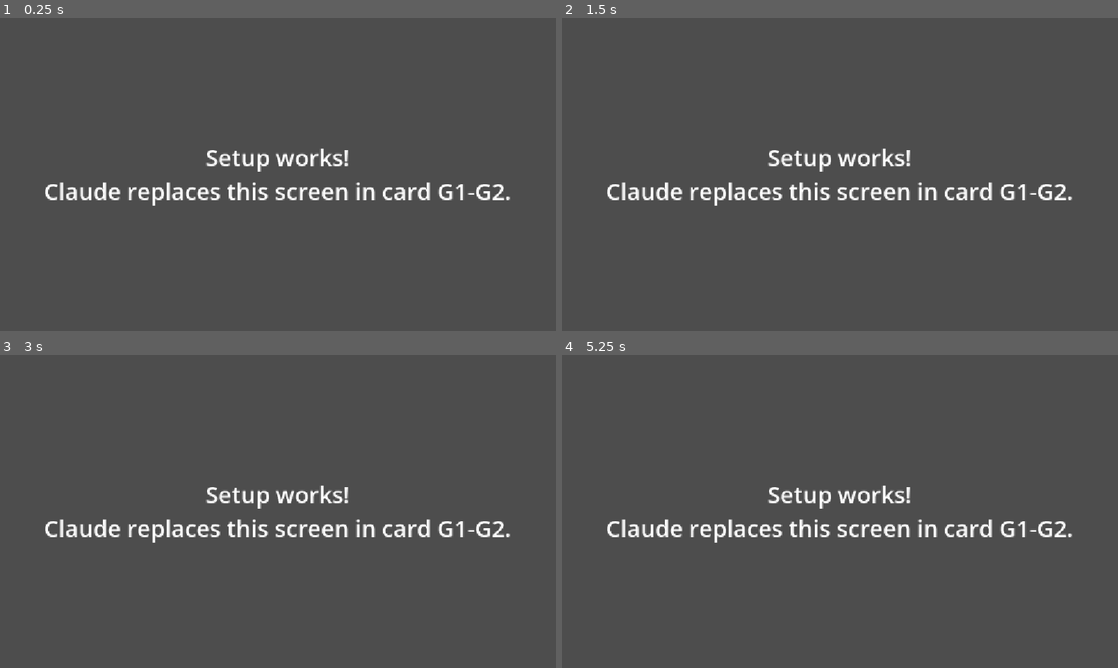
Above: before the commit, frames 1-4 (two rows, left to right).
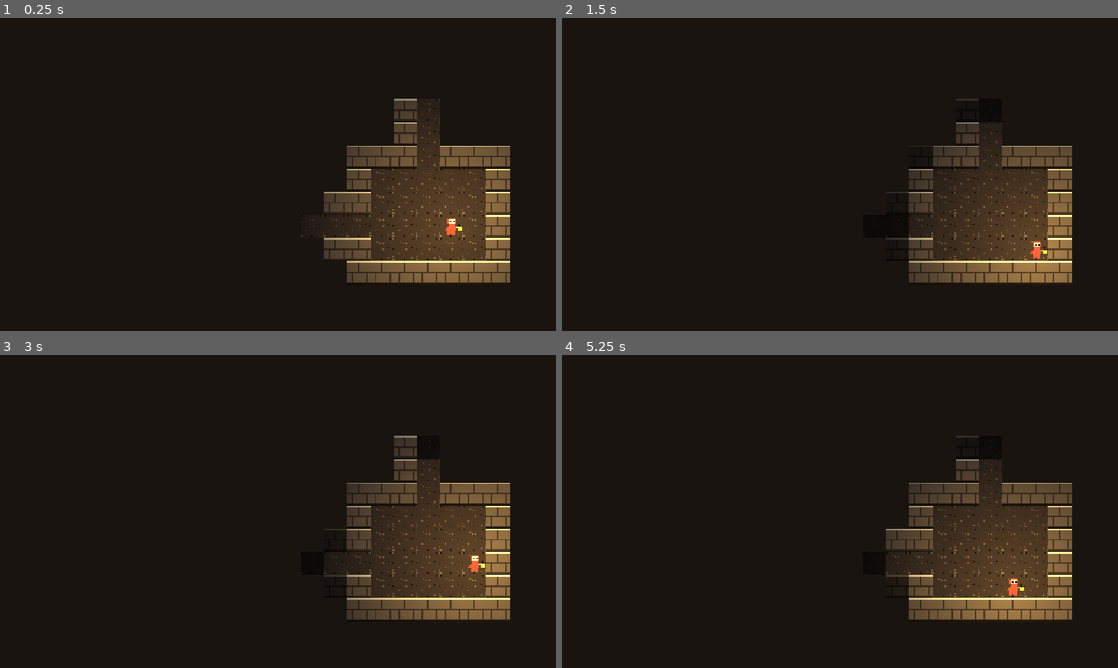
Above: after the commit, the same moments.

Repository: acetousk/godot4-game
Game: Godot game, scene res://scenes/game.tscn
The game is run twice, just before and just after one commit, with the same random seed, the same clock (stepped at 60 frames per second) and the same inputs. Before the commit the project starts from res://scenes/setup_check.tscn.
Inputs:
- Up to frame 1 (0.25 s): no input
- Up to frame 2 (1.5 s): tap Enter at 0.5 s; hold Right (move_right, bound only after the commit) 0.53-1.28 s; tap Space at 1.25 s; hold Down (move_down, bound only after the commit) from 1.28 s (still down)
- Up to frame 3 (3 s): tap Enter at 2 s; release Down (move_down, bound only after the commit) at 2.03 s; hold Right (move_right, bound only after the commit) 2.03-2.78 s; tap Space at 2.75 s; hold Up (move_up, bound only after the commit) from 2.78 s (still down)
- Up to frame 4 (5.25 s): tap Enter at 3.5 s; release Up (move_up, bound only after the commit) at 3.53 s; hold Left (move_left, bound only after the commit) 3.53-5.03 s; tap Space at 4.25 s; hold Down (move_down, bound only after the commit) from 5.03 s (still down)

The runs differ from the first frame. In frame 1, 100% of the frame differs, in the area x 0-100%, y 0-100%; in frame 2, 100%; in frame 3, 100%; in frame 4, 100%.

Commit message:
G2 core loop

Diff:
--- a/project.godot
+++ b/project.godot
@@ -5,17 +5,46 @@
 
 config/name="My Game"
 config/version="0.0.1"
-run/main_scene="res://scenes/setup_check.tscn"
+run/main_scene="res://scenes/game.tscn"
 config/features=PackedStringArray("4.7", "GL Compatibility")
 config/icon="res://icon.svg"
+
+[autoload]
+
+Tune="*res://scripts/tune.gd"
 
 [display]
 
 window/stretch/mode="canvas_items"
 window/stretch/aspect="expand"
 
+[input]
+
+move_up={
+"deadzone": 0.5,
+"events": [Object(InputEventKey,"device":-1,"physical_keycode":4194320), Object(InputEventKey,"device":-1,"physical_keycode":87), Object(InputEventJoypadButton,"device":-1,"button_index":11)]
+}
+move_down={
+"deadzone": 0.5,
+"events": [Object(InputEventKey,"device":-1,"physical_keycode":4194322), Object(InputEventKey,"device":-1,"physical_keycode":83), Object(InputEventJoypadButton,"device":-1,"button_index":12)]
+}
+move_left={
+"deadzone": 0.5,
+"events": [Object(InputEventKey,"device":-1,"physical_keycode":4194319), Object(InputEventKey,"device":-1,"physical_keycode":65), Object(InputEventJoypadButton,"device":-1,"button_index":13)]
+}
+move_right={
+"deadzone": 0.5,
+"events": [Object(InputEventKey,"device":-1,"physical_keycode":4194321), Object(InputEventKey,"device":-1,"physical_keycode":68), Object(InputEventJoypadButton,"device":-1,"button_index":14)]
+}
+wait={
+"deadzone": 0.5,
+"events": [Object(InputEventKey,"device":-1,"physical_keycode":32), Object(InputEventJoypadButton,"device":-1,"button_index":0)]
+}
+
 [rendering]
 
 renderer/rendering_method="gl_compatibility"
 renderer/rendering_method.mobile="gl_compatibility"
 textures/vram_compression/import_etc2_astc=true
+textures/canvas_textures/default_texture_filter=0
+environment/defaults/default_clear_color=Color(0.101961, 0.0784314, 0.0627451, 1)
--- /dev/null
+++ b/scenes/game.tscn
@@ -0,0 +1,22 @@
+[gd_scene format=3]
+
+[ext_resource type="Script" path="res://scripts/game.gd" id="1"]
+[ext_resource type="Script" path="res://scripts/player.gd" id="2"]
+[ext_resource type="Texture2D" path="res://art/player.png" id="3"]
+
+[node name="Game" type="Node2D"]
+script = ExtResource("1")
+
+[node name="Remembered" type="TileMapLayer" parent="."]
+
+[node name="Tiles" type="TileMapLayer" parent="."]
+
+[node name="Player" type="Sprite2D" parent="."]
+texture = ExtResource("3")
+script = ExtResource("2")
+
+[node name="Camera" type="Camera2D" parent="Player"]
+
+[node name="Lantern" type="PointLight2D" parent="Player"]
+
+[node name="Darkness" type="CanvasModulate" parent="."]
--- /dev/null
+++ b/scripts/dungeon_gen.gd
@@ -0,0 +1,225 @@
+class_name DungeonGen
+extends RefCounted
+## Makes one cave floor.
+## The floor is split into a 3x3 grid (like tic-tac-toe).
+## Some squares of the grid get a room of random size.
+
+enum Tile { WALL, FLOOR, STAIRS }
+
+const GRID := 3
+
+var width: int
+var height: int
+## One number per tile (see Tile). Row by row, left to right.
+var tiles: PackedByteArray
+## Which grid square (Vector2i 0..2, 0..2) has which room (Rect2i).
+var rooms: Dictionary = {}
+## Where the player starts.
+var start: Vector2i
+## The stairs down (floors 1-2) or the relic spot (last floor).
+var goal: Vector2i
+## How many caves we threw away because the goal couldn't be reached.
+var retries := 0
+
+
+## Makes a brand new floor. Same rng seed = same floor.
+## has_stairs = false on the last floor: the goal is the relic spot instead.
+func generate(rng: RandomNumberGenerator, has_stairs := true) -> void:
+	width = Tune.map_width
+	height = Tune.map_height
+	retries = 0
+	while true:
+		_build(rng)
+		if _can_reach(start, goal) or retries >= 100:
+			break
+		retries += 1  # The paint didn't reach the goal: throw this cave away.
+	if has_stairs:
+		set_tile(goal, Tile.STAIRS)
+
+
+func _build(rng: RandomNumberGenerator) -> void:
+	tiles = PackedByteArray()
+	tiles.resize(width * height)
+	tiles.fill(Tile.WALL)
+	rooms.clear()
+	_place_rooms(rng)
+	_join_rooms(rng)
+	_place_start_and_goal(rng)
+
+
+func get_tile(p: Vector2i) -> int:
+	if p.x < 0 or p.y < 0 or p.x >= width or p.y >= height:
+		return Tile.WALL
+	return tiles[p.y * width + p.x]
+
+
+func set_tile(p: Vector2i, t: int) -> void:
+	tiles[p.y * width + p.x] = t
+
+
+## The floor as text: # = wall, . = floor, > = stairs, @ = start, * = goal. Handy for checking.
+func to_text() -> String:
+	var marks := {Tile.WALL: "#", Tile.FLOOR: ".", Tile.STAIRS: ">"}
+	var out := ""
+	for y in height:
+		for x in width:
+			var p := Vector2i(x, y)
+			if p == start:
+				out += "@"
+			elif p == goal and get_tile(p) != Tile.STAIRS:
+				out += "*"
+			else:
+				out += marks[get_tile(p)]
+		out += "\n"
+	return out
+
+
+# --- Start and goal ---
+
+## Start in a random room. Put the goal in the room farthest away on the grid.
+func _place_start_and_goal(rng: RandomNumberGenerator) -> void:
+	var cells: Array = rooms.keys()
+	var start_cell: Vector2i = cells[rng.randi_range(0, cells.size() - 1)]
+	var goal_cell := start_cell
+	for c in cells:
+		if _grid_dist(start_cell, c) > _grid_dist(start_cell, goal_cell):
+			goal_cell = c
+	start = _random_spot(rng, rooms[start_cell])
+	goal = _random_spot(rng, rooms[goal_cell])
+
+
+func _random_spot(rng: RandomNumberGenerator, room: Rect2i) -> Vector2i:
+	return Vector2i(
+		rng.randi_range(room.position.x, room.end.x - 1),
+		rng.randi_range(room.position.y, room.end.y - 1))
+
+
+# --- Flood fill ---
+
+## Pours "paint" on `from` and lets it spread to every floor tile it touches
+## (up, down, left, right). True if the paint reaches `to`.
+func _can_reach(from: Vector2i, to: Vector2i) -> bool:
+	var seen := {from: true}
+	var todo: Array[Vector2i] = [from]
+	while not todo.is_empty():
+		var p: Vector2i = todo.pop_back()
+		if p == to:
+			return true
+		for dir in [Vector2i.UP, Vector2i.DOWN, Vector2i.LEFT, Vector2i.RIGHT]:
+			var n: Vector2i = p + dir
+			if not seen.has(n) and get_tile(n) != Tile.WALL:
+				seen[n] = true
+				todo.append(n)
+	return false
+
+
+# --- Rooms ---
+
+func _place_rooms(rng: RandomNumberGenerator) -> void:
+	# All 9 grid squares, in a random order.
+	var cells: Array[Vector2i] = []
+	for y in GRID:
+		for x in GRID:
+			cells.append(Vector2i(x, y))
+	_shuffle(cells, rng)
+
+	# Keep the first 6-9 of them, and put a room in each.
+	var count := rng.randi_range(Tune.rooms_min, mini(Tune.rooms_max, GRID * GRID))
+	for i in count:
+		var room := _make_room(rng, cells[i])
+		rooms[cells[i]] = room
+		_carve(room)
+
+
+## A room of random size at a random spot inside its grid square.
+## It always keeps 1 tile of wall around it, so rooms never touch.
+func _make_room(rng: RandomNumberGenerator, cell: Vector2i) -> Rect2i:
+	var cell_w := int(width / float(GRID))
+	var cell_h := int(height / float(GRID))
+	var max_w := mini(Tune.room_size_max, cell_w - 2)
+	var max_h := mini(Tune.room_size_max, cell_h - 2)
+	var w := rng.randi_range(mini(Tune.room_size_min, max_w), max_w)
+	var h := rng.randi_range(mini(Tune.room_size_min, max_h), max_h)
+	var x := cell.x * cell_w + rng.randi_range(1, cell_w - 1 - w)
+	var y := cell.y * cell_h + rng.randi_range(1, cell_h - 1 - h)
+	return Rect2i(x, y, w, h)
+
+
+func _carve(room: Rect2i) -> void:
+	for y in range(room.position.y, room.end.y):
+		for x in range(room.position.x, room.end.x):
+			set_tile(Vector2i(x, y), Tile.FLOOR)
+
+
+# --- Hallways ---
+
+## Joins every room into one cave:
+## start with 1 room, then keep joining the closest room that isn't joined yet.
+## Then add 1-2 extra hallways, so there is sometimes more than one way around.
+func _join_rooms(rng: RandomNumberGenerator) -> void:
+	var cells: Array = rooms.keys()
+	_shuffle(cells, rng)
+	var joined: Array = [cells.pop_back()]
+	var links := {}
+
+	while not cells.is_empty():
+		var best_a: Vector2i
+		var best_b: Vector2i
+		var best_dist := 999
+		for a in joined:
+			for b in cells:
+				var dist := _grid_dist(a, b)
+				if dist < best_dist:
+					best_dist = dist
+					best_a = a
+					best_b = b
+		_dig_hallway(rng, rooms[best_a], rooms[best_b])
+		links[_link_key(best_a, best_b)] = true
+		joined.append(best_b)
+		cells.erase(best_b)
+
+	# Extra hallways between rooms that sit side by side on the grid.
+	var extras := rng.randi_range(1, 2)
+	var pairs: Array = []
+	for a in rooms:
+		for b in rooms:
+			if a < b and _grid_dist(a, b) == 1 and not links.has(_link_key(a, b)):
+				pairs.append([a, b])
+	_shuffle(pairs, rng)
+	for i in mini(extras, pairs.size()):
+		_dig_hallway(rng, rooms[pairs[i][0]], rooms[pairs[i][1]])
+
+
+## An L-shaped hallway, 1 tile wide, from the middle of one room to the middle of another.
+func _dig_hallway(rng: RandomNumberGenerator, from: Rect2i, to: Rect2i) -> void:
+	var a := from.get_center()
+	var b := to.get_center()
+	var corner := Vector2i(b.x, a.y) if rng.randi() % 2 == 0 else Vector2i(a.x, b.y)
+	_dig_line(a, corner)
+	_dig_line(corner, b)
+
+
+func _dig_line(a: Vector2i, b: Vector2i) -> void:
+	var step := (b - a).sign()
+	var p := a
+	set_tile(p, Tile.FLOOR)
+	while p != b:
+		p += step
+		set_tile(p, Tile.FLOOR)
+
+
+func _grid_dist(a: Vector2i, b: Vector2i) -> int:
+	return absi(a.x - b.x) + absi(a.y - b.y)
+
+
+func _link_key(a: Vector2i, b: Vector2i) -> String:
+	return str(a, b) if a < b else str(b, a)
+
+
+## Mixes up an array using our rng (so a seed always gives the same cave).
+func _shuffle(arr: Array, rng: RandomNumberGenerator) -> void:
+	for i in range(arr.size() - 1, 0, -1):
+		var j := rng.randi_range(0, i)
+		var tmp = arr[i]
+		arr[i] = arr[j]
+		arr[j] = tmp
--- /dev/null
+++ b/scripts/fov.gd
@@ -0,0 +1,62 @@
+class_name Fov
+extends RefCounted
+## Field of view: which tiles the player can see right now.
+## Uses "shadowcasting": we split the view around the player into 8 pie slices.
+## In each slice we scan outward row by row. A wall casts a shadow,
+## and every tile in that shadow stays hidden, like a flashlight in a real cave.
+
+## For each of the 8 slices: how to turn the slice's (dx, dy) into map directions.
+const MULT := [
+	[1, 0, 0, -1, -1, 0, 0, 1],
+	[0, 1, -1, 0, 0, -1, 1, 0],
+	[0, 1, 1, 0, 0, -1, -1, 0],
+	[1, 0, 0, 1, -1, 0, 0, -1],
+]
+
+
+## Returns a Dictionary with every visible tile as a key.
+static func compute(gen: DungeonGen, origin: Vector2i, radius: int) -> Dictionary:
+	var seen := {origin: true}
+	for slice in 8:
+		_scan(gen, origin, radius, 1, 1.0, 0.0,
+			MULT[0][slice], MULT[1][slice], MULT[2][slice], MULT[3][slice], seen)
+	return seen
+
+
+## Scans one slice, from row `row` outward.
+## `start` and `end` are the slopes of the part of the slice that is still lit.
+static func _scan(gen: DungeonGen, origin: Vector2i, radius: int, row: int,
+		start: float, end: float, xx: int, xy: int, yx: int, yy: int, seen: Dictionary) -> void:
+	if start < end:
+		return
+	var radius_sq := radius * radius
+	var new_start := 0.0
+	for j in range(row, radius + 1):
+		var dx := -j - 1
+		var dy := -j
+		var blocked := false
+		while dx <= 0:
+			dx += 1
+			var p := Vector2i(origin.x + dx * xx + dy * xy, origin.y + dx * yx + dy * yy)
+			var left_slope := (dx - 0.5) / (dy + 0.5)
+			var right_slope := (dx + 0.5) / (dy - 0.5)
+			if start < right_slope:
+				continue
+			elif end > left_slope:
+				break
+			if dx * dx + dy * dy <= radius_sq:
+				seen[p] = true
+			var is_wall := gen.get_tile(p) == DungeonGen.Tile.WALL
+			if blocked:
+				if is_wall:
+					new_start = right_slope  # Still in the shadow.
+					continue
+				blocked = false  # Out of the shadow: light again.
+				start = new_start
+			elif is_wall and j < radius:
+				# A wall: scan the lit part before it, then start a shadow.
+				blocked = true
+				_scan(gen, origin, radius, j + 1, start, left_slope, xx, xy, yx, yy, seen)
+				new_start = right_slope
+		if blocked:
+			break
--- /dev/null
+++ b/scripts/game.gd
@@ -0,0 +1,137 @@
+extends Node2D
+## The game: makes a cave floor and draws it.
+
+const TILE := 16
+const TILE_ART := {
+	DungeonGen.Tile.WALL: "res://art/wall.png",
+	DungeonGen.Tile.FLOOR: "res://art/floor.png",
+	DungeonGen.Tile.STAIRS: "res://art/stairs.png",
+}
+
+@onready var tiles: TileMapLayer = $Tiles
+@onready var remembered: TileMapLayer = $Remembered
+@onready var player: Player = $Player
+@onready var camera: Camera2D = $Player/Camera
+@onready var lantern: PointLight2D = $Player/Lantern
+@onready var darkness: CanvasModulate = $Darkness
+
+var rng := RandomNumberGenerator.new()
+var gen: DungeonGen
+var floor_num := 1
+## Tiles the player can see right now (keys of the Dictionary).
+var visible_now := {}
+## Every tile the player has ever seen on this floor.
+var seen_before := {}
+
+
+func _ready() -> void:
+	rng.randomize()  # A new cave every run.
+	tiles.tile_set = _make_tile_set()
+	remembered.tile_set = tiles.tile_set
+	var b := Tune.remembered_brightness
+	remembered.modulate = Color(b, b, b)
+	_setup_lantern()
+	player.moved.connect(_on_player_moved)
+	print("Floor ", floor_num)
+	_new_floor()
+
+
+func _new_floor() -> void:
+	gen = DungeonGen.new()
+	gen.generate(rng, floor_num < Tune.floor_count)
+	seen_before.clear()
+	remembered.clear()
+	player.gen = gen
+	player.place(gen.start)
+	_setup_camera()
+	_update_view()
+
+
+func _on_player_moved(cell: Vector2i) -> void:
+	if gen.get_tile(cell) == DungeonGen.Tile.STAIRS:
+		_go_down()
+		return
+	_update_view()
+
+
+## Stairs: go 1 floor deeper. Every floor is brand new.
+## The last floor has no stairs (the relic will be there, in card G3).
+func _go_down() -> void:
+	floor_num += 1
+	print("Floor ", floor_num)
+	_new_floor()
+
+
+## Works out what the player can see, then redraws.
+## Fog has 3 looks: clear = you see it now, dim = you saw it before, black = never seen.
+func _update_view() -> void:
+	visible_now = Fov.compute(gen, player.cell, Tune.sight_radius)
+	tiles.clear()
+	for p in visible_now:
+		_draw_tile(tiles, p)
+		if not seen_before.has(p):
+			seen_before[p] = true
+			_draw_tile(remembered, p)  # The dim layer sits under the clear one.
+
+
+## The whole cave is made darker (Darkness), and the lantern adds a warm glow
+## around the player that fades out at the edge of your sight.
+func _setup_lantern() -> void:
+	var d := Tune.cave_darkness
+	darkness.color = Color(d, d, d)
+
+	var glow := Gradient.new()
+	glow.set_color(0, Color.WHITE)
+	glow.set_color(1, Color(1, 1, 1, 0))
+	var tex := GradientTexture2D.new()
+	var size := int((Tune.sight_radius + 0.5) * TILE * 2)
+	tex.width = size
+	tex.height = size
+	tex.gradient = glow
+	tex.fill = GradientTexture2D.FILL_RADIAL
+	tex.fill_from = Vector2(0.5, 0.5)
+	tex.fill_to = Vector2(0.5, 0.0)
+
+	lantern.texture = tex
+	lantern.color = Color("#ffd966")  # flame yellow
+	lantern.energy = Tune.lantern_energy
+
+
+## The camera rides on the player, zoomed in, and stops at the edges of the cave.
+func _setup_camera() -> void:
+	camera.zoom = Vector2.ONE * Tune.camera_zoom
+	camera.limit_left = 0
+	camera.limit_top = 0
+	camera.limit_right = gen.width * TILE
+	camera.limit_bottom = gen.height * TILE
+	camera.reset_smoothing()
+
+
+## Puts the right picture on one tile.
+## Walls deep inside the rock are left empty (black), so only the cave's edges show.
+func _draw_tile(layer: TileMapLayer, p: Vector2i) -> void:
+	var t := gen.get_tile(p)
+	if t == DungeonGen.Tile.WALL and not _touches_floor(p):
+		return
+	layer.set_cell(p, t, Vector2i.ZERO)
+
+
+func _touches_floor(p: Vector2i) -> bool:
+	for dy in range(-1, 2):
+		for dx in range(-1, 2):
+			if gen.get_tile(p + Vector2i(dx, dy)) != DungeonGen.Tile.WALL:
+				return true
+	return false
+
+
+## Builds the tile set from our 3 tile pictures. Each tile type gets its own source id.
+func _make_tile_set() -> TileSet:
+	var ts := TileSet.new()
+	ts.tile_size = Vector2i(TILE, TILE)
+	for t in TILE_ART:
+		var src := TileSetAtlasSource.new()
+		src.texture = load(TILE_ART[t])
+		src.texture_region_size = Vector2i(TILE, TILE)
+		src.create_tile(Vector2i.ZERO)
+		ts.add_source(src, t)
+	return ts
--- /dev/null
+++ b/scripts/player.gd
@@ -0,0 +1,58 @@
+class_name Player
+extends Sprite2D
+## The lantern guy. Moves 1 tile at a time on the grid, with a short slide.
+
+## Sent after each step, when the slide is done.
+signal moved(cell: Vector2i)
+
+const TILE := 16
+const DIRS := {
+	"move_up": Vector2i.UP,
+	"move_down": Vector2i.DOWN,
+	"move_left": Vector2i.LEFT,
+	"move_right": Vector2i.RIGHT,
+}
+
+## Which tile the player is on.
+var cell: Vector2i
+## The floor we walk on (to know where the walls are).
+var gen: DungeonGen
+## True while sliding. No new step until the slide is done.
+var busy := false
+
+
+## Puts the player on a tile right away (no slide).
+func place(c: Vector2i) -> void:
+	cell = c
+	position = cell_to_pos(c)
+
+
+static func cell_to_pos(c: Vector2i) -> Vector2:
+	return Vector2(c * TILE) + Vector2(TILE, TILE) / 2.0
+
+
+func _unhandled_input(event: InputEvent) -> void:
+	if busy:
+		return
+	for action in DIRS:
+		# true = holding the key keeps walking
+		if event.is_action_pressed(action, true):
+			get_viewport().set_input_as_handled()
+			try_move(DIRS[action])
+			return
+
+
+func try_move(dir: Vector2i) -> void:
+	var target := cell + dir
+	if gen.get_tile(target) == DungeonGen.Tile.WALL:
+		return  # Walls block you.
+	cell = target
+	busy = true
+	var tween := create_tween()
+	tween.tween_property(self, "position", cell_to_pos(cell), Tune.move_time)
+	tween.finished.connect(_on_slide_done)
+
+
+func _on_slide_done() -> void:
+	busy = false
+	moved.emit(cell)
--- /dev/null
+++ b/scripts/tune.gd
@@ -0,0 +1,34 @@
+extends Node
+## Tune: every "feel" number in Lantern Deep, in one place.
+## Change a number here, press F5, and play to feel the difference.
+
+# --- Moving ---
+## How long one step slides, in seconds. Smaller = snappier.
+@export var move_time: float = 0.06
+
+# --- Seeing ---
+## How many tiles your lantern lets you see.
+@export var sight_radius: int = 6
+## How bright the lantern glow is. 1.0 = normal.
+@export var lantern_energy: float = 1.2
+## How dark the cave is outside the lantern. 0 = pitch black, 1 = no darkness.
+@export var cave_darkness: float = 0.5
+## How bright tiles you saw before (but can't see now) look. 0 = black, 1 = full.
+@export var remembered_brightness: float = 0.4
+
+# --- Camera ---
+## How close the camera is. Bigger = bigger pixels, less of the cave on screen.
+@export var camera_zoom: float = 3.0
+
+# --- The cave ---
+## Size of one floor, in tiles.
+@export var map_width: int = 32
+@export var map_height: int = 24
+## How many rooms a floor has (the 3x3 grid has room for 9).
+@export var rooms_min: int = 6
+@export var rooms_max: int = 9
+## Smallest and biggest room size, in tiles (floor inside the walls).
+@export var room_size_min: int = 3
+@export var room_size_max: int = 7
+## How many floors deep the cave goes.
+@export var floor_count: int = 3
--- /dev/null
+++ b/tools/print_cave.gd
@@ -0,0 +1,42 @@
+extends Node
+## Prints random cave floors as text, so you can check the cave maker.
+## Run:  godot --headless tools/print_cave.tscn
+
+func _ready() -> void:
+	var rng := RandomNumberGenerator.new()
+	for i in 3:
+		var gen := DungeonGen.new()
+		var last_floor := i == 2
+		gen.generate(rng, not last_floor)
+		print("Floor ", i + 1, " (", gen.rooms.size(), " rooms, ", gen.retries, " thrown away):")
+		print(gen.to_text())
+
+	# What the player sees from the start (spaces = can't see).
+	var g := DungeonGen.new()
+	g.generate(rng)
+	var view := Fov.compute(g, g.start, Tune.sight_radius)
+	var lines := g.to_text().split("\n")
+	print("What @ can see (sight ", Tune.sight_radius, "):")
+	for y in g.height:
+		var line := ""
+		for x in g.width:
+			line += lines[y][x] if view.has(Vector2i(x, y)) else " "
+		print(line)
+
+	# Test: make 1000 floors and check that every goal can be reached.
+	var bad := 0
+	for i in 1000:
+		var gen := DungeonGen.new()
+		gen.generate(rng)
+		if not gen._can_reach(gen.start, gen.goal):
+			bad += 1
+	print("1000 floors made, ", bad, " with an unreachable goal.")
+
+	# Test: step on the stairs twice, and check we end on the last floor with no stairs.
+	var game = load("res://scenes/game.tscn").instantiate()
+	add_child(game)
+	for i in Tune.floor_count - 1:
+		game._on_player_moved(game.gen.goal)
+	var has_stairs: bool = game.gen.to_text().contains(">")
+	print("Stairs test: on floor ", game.floor_num, ", stairs here: ", has_stairs)
+	get_tree().quit()
--- /dev/null
+++ b/tools/print_cave.tscn
@@ -0,0 +1,6 @@
+[gd_scene format=3]
+
+[ext_resource type="Script" path="res://tools/print_cave.gd" id="1"]
+
+[node name="PrintCave" type="Node"]
+script = ExtResource("1")
Binary file added: art/floor.png
Not shown, added: art/floor.png.import
Binary file added: art/moth.png
Not shown, added: art/moth.png.import
Binary file added: art/player.png
Not shown, added: art/player.png.import
Binary file added: art/potion.png
Not shown, added: art/potion.png.import
Binary file added: art/relic.png
Not shown, added: art/relic.png.import
Binary file added: art/slime.png
Not shown, added: art/slime.png.import
(and 14 more such lines)
